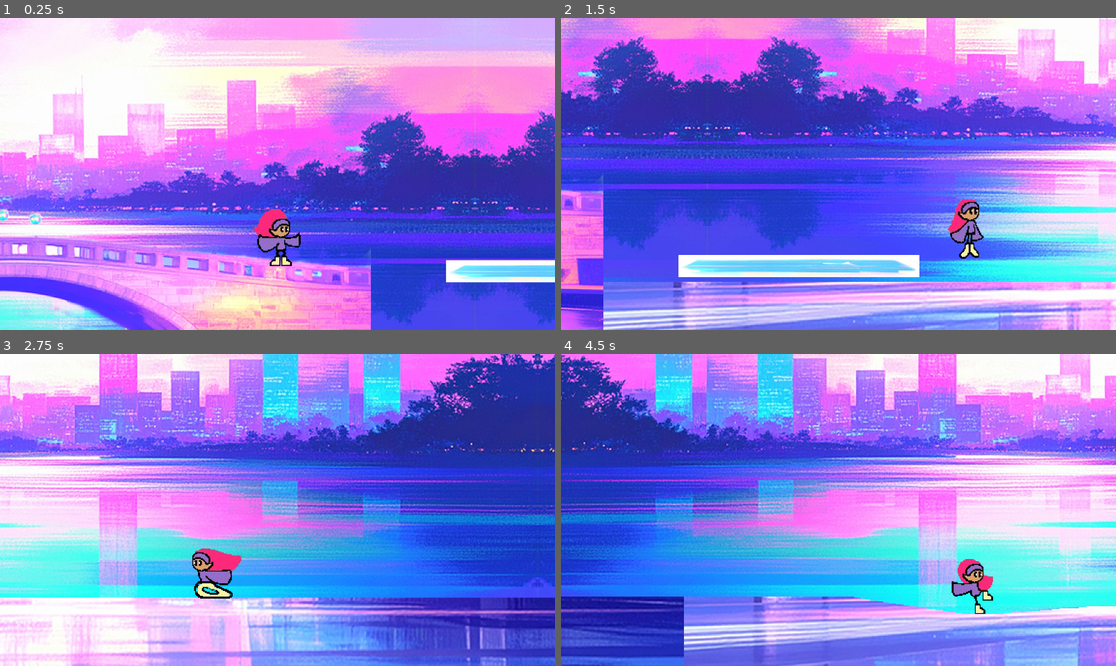
Above: before the commit, frames 1-4 (two rows, left to right).
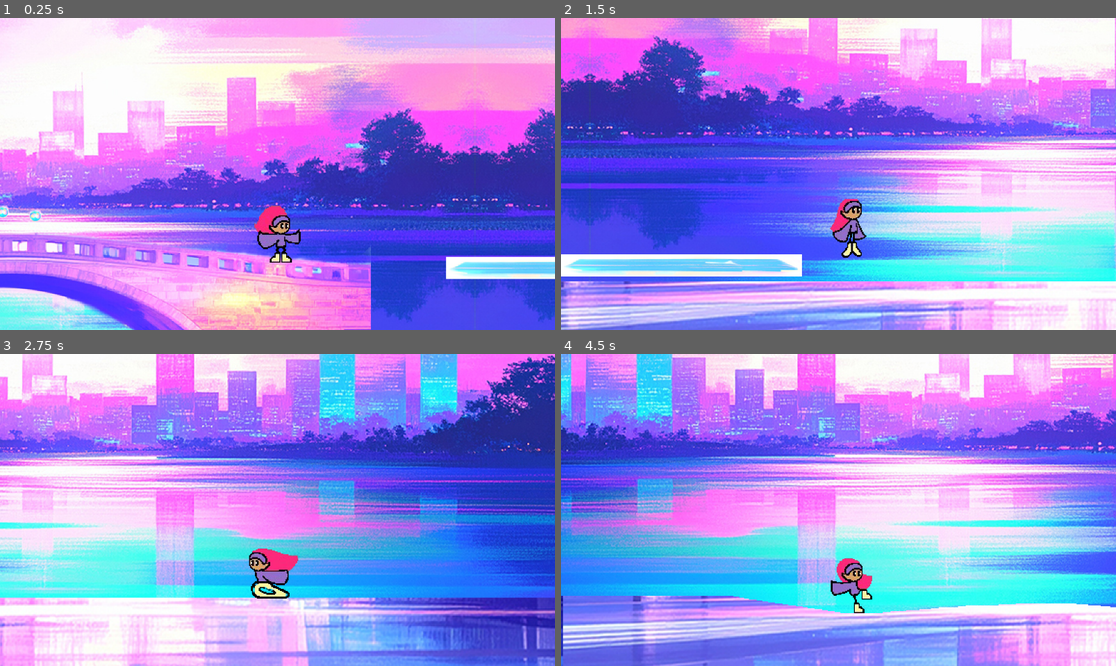
Above: after the commit, the same moments.

Repository: Proj-Lisa/Project-Lisa
Game: Godot game, scene res://Scenes/game.tscn
The game is run twice, just before and just after one commit, with the same random seed, the same clock (stepped at 60 frames per second) and the same inputs.
Inputs:
- Up to frame 1 (0.25 s): no input
- Up to frame 2 (1.5 s): tap Enter (ui_accept) at 0.5, 0.77 s; hold Right (ui_right) from 0.53 s (still down)
- Up to frame 3 (2.75 s): tap Enter (ui_accept) at 1.52 s; release Right (ui_right) at 2.03 s; hold Left (ui_left) from 2.03 s (still down)
- Up to frame 4 (4.5 s): release Left (ui_left) at 2.78 s; hold Right (ui_right) 2.78-4.28 s; tap Enter (ui_accept) at 3.02, 3.77 s; hold Left (ui_left) from 4.28 s (still down)

The runs differ from the first frame. In frame 1, 25% of the frame differs, in the area x 0-100%, y 0-100%; in frame 2, 72%; in frame 3, 65%; in frame 4, 87%.

Commit message:
Level Wrap Complete
designers can move a left wrapper and right wrapper to anywhere in the Scene

Diff:
--- /dev/null
+++ b/Scenes/Environments/wrapper.tscn
@@ -0,0 +1,10 @@
+[gd_scene load_steps=2 format=3 uid="uid://ce2fc1h8f532c"]
+
+[sub_resource type="WorldBoundaryShape2D" id="WorldBoundaryShape2D_vajte"]
+
+[node name="Wrapper" type="Area2D"]
+
+[node name="CollisionShape2D" type="CollisionShape2D" parent="."]
+rotation = 1.5708
+shape = SubResource("WorldBoundaryShape2D_vajte")
+disabled = true
--- a/Scenes/game.tscn
+++ b/Scenes/game.tscn
@@ -6,6 +6,7 @@
 [ext_resource type="PackedScene" uid="uid://c6h5ot0h77gm3" path="res://Scenes/Environments/e-bridge-water.tscn" id="2_qxrlw"]
 [ext_resource type="PackedScene" uid="uid://cf0jur3itmmmf" path="res://Scenes/Environments/Ground/g-01-wavy.tscn" id="3_ldgsr"]
 [ext_resource type="PackedScene" uid="uid://di6ipybmw2iea" path="res://Scenes/Environments/e_platform_a.tscn" id="4_3dryh"]
+[ext_resource type="PackedScene" uid="uid://ce2fc1h8f532c" path="res://Scenes/Environments/wrapper.tscn" id="5_rfjv2"]
 [ext_resource type="PackedScene" uid="uid://bwi8vqoj6h6fs" path="res://Scenes/Environments/platform_moving_drift.tscn" id="5_wowpa"]
 [ext_resource type="PackedScene" uid="uid://dq1md52vw1p2r" path="res://Scenes/Pickups/orb.tscn" id="6_1l0tm"]
 [ext_resource type="PackedScene" uid="uid://dr1biwdnr5s8m" path="res://Scenes/Pickups/orb_group_a_03.tscn" id="7_v158k"]
@@ -111,7 +112,11 @@
 var brakeTimer = 0		#used to lock braking
 const END_BRAKING = 10	#frames braking locks Mona
 
-@onready var monaSprite = $MonaSprite2D
+@onready var monaSprite = $MonaSprite2D #for animations
+
+@onready var wrapLeftSeam = $\"../Ground/WrapperLeft\" #for screenwrapping
+@onready var wrapRightSeam = $\"../Ground/WrapperRight\"
+@onready var cameraMona = $CameraMona
 
 func _physics_process(delta: float) -> void:
 	# Add the gravity.
@@ -222,8 +227,21 @@
 		elif direction < 0:
 			velocity.x = maxSpeed * -1
 
+	#screen wrap based on direction
+	screen_wrap()
 
 	move_and_slide()
+
+#functions called to wrap Mona in the level, at the safe zone where stuff doesn't move around...
+func screen_wrap():
+	cameraMona.limit_smoothed = false #disable camera actions for a more seamless snap
+	cameraMona.position_smoothing_enabled = false
+
+	position.x = wrapf(position.x,wrapLeftSeam.position.x,wrapRightSeam.position.x) #move Mona b/w boundaries
+	#cameraMona.position.x = wrapf(cameraMona.position.x,wrapLeftSeam.position.x,wrapRightSeam.position.x)
+
+	cameraMona.limit_smoothed = true #re-enable camera smoothing
+	cameraMona.position_smoothing_enabled = true
 "
 
 [node name="Game" type="Node2D"]
@@ -264,6 +282,13 @@
 [node name="CollisionShape2D" type="CollisionShape2D" parent="Ground/Slingshot"]
 position = Vector2(-89, -81)
 shape = SubResource("WorldBoundaryShape2D_h4fw4")
+
+[node name="WrapperLeft" parent="Ground" instance=ExtResource("5_rfjv2")]
+position = Vector2(-1430, 304)
+collision_mask = 2
+
+[node name="WrapperRight" parent="Ground" instance=ExtResource("5_rfjv2")]
+position = Vector2(2571, 310)
 
 [node name="Scene1-Bridge" type="Node" parent="."]
 
@@ -327,11 +352,12 @@
 position = Vector2(287, 24)
 script = SubResource("GDScript_ebmjs")
 
-[node name="Camera2D" type="Camera2D" parent="Mona"]
+[node name="CameraMona" type="Camera2D" parent="Mona"]
 position = Vector2(-1, -92)
 zoom = Vector2(2, 2)
 limit_bottom = 200
 limit_smoothed = true
 position_smoothing_enabled = true
+position_smoothing_speed = 10.0
 
 [node name="FG" type="Node" parent="."]
Not shown: 1 places in Scenes/game.tscn that only renumber resources
